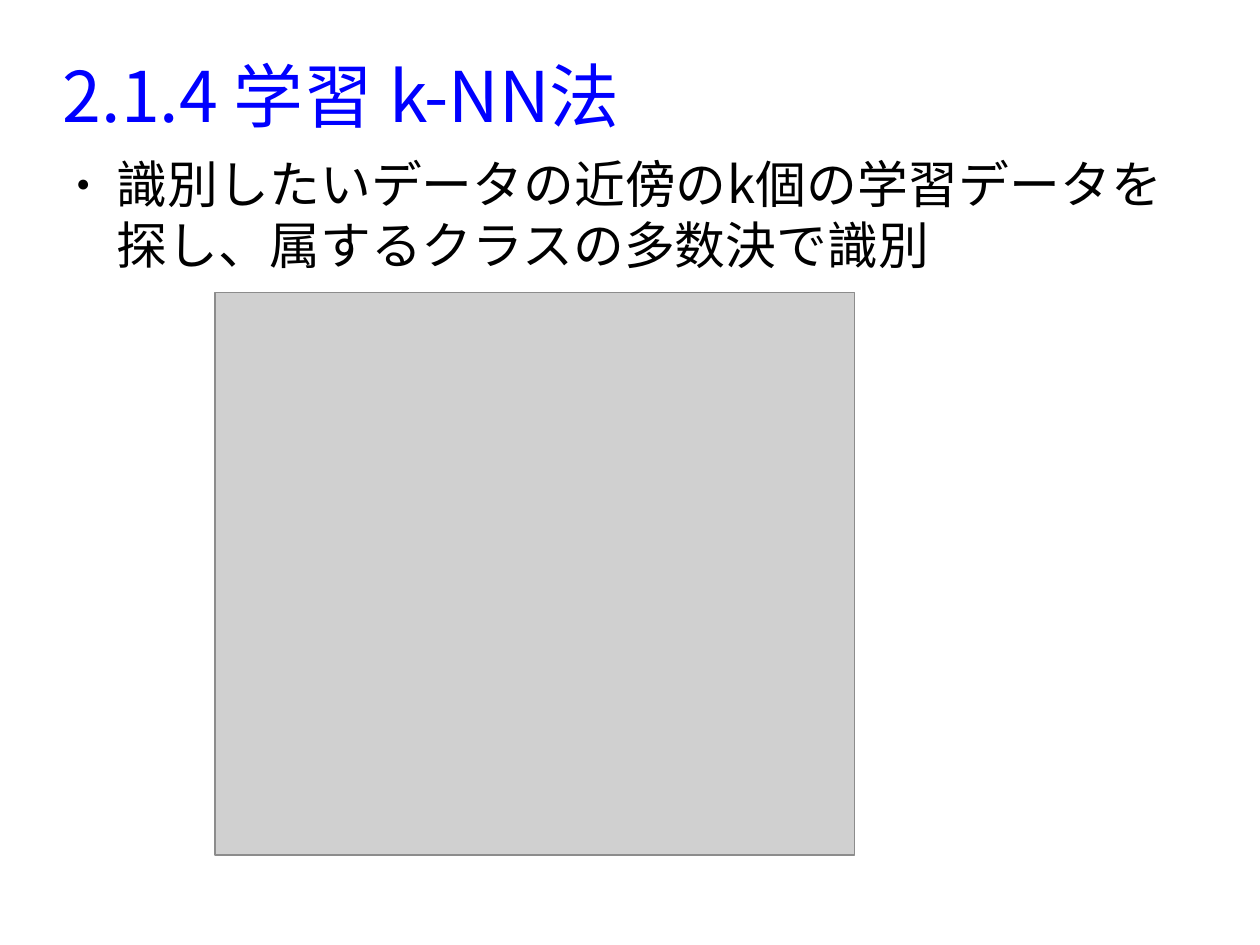
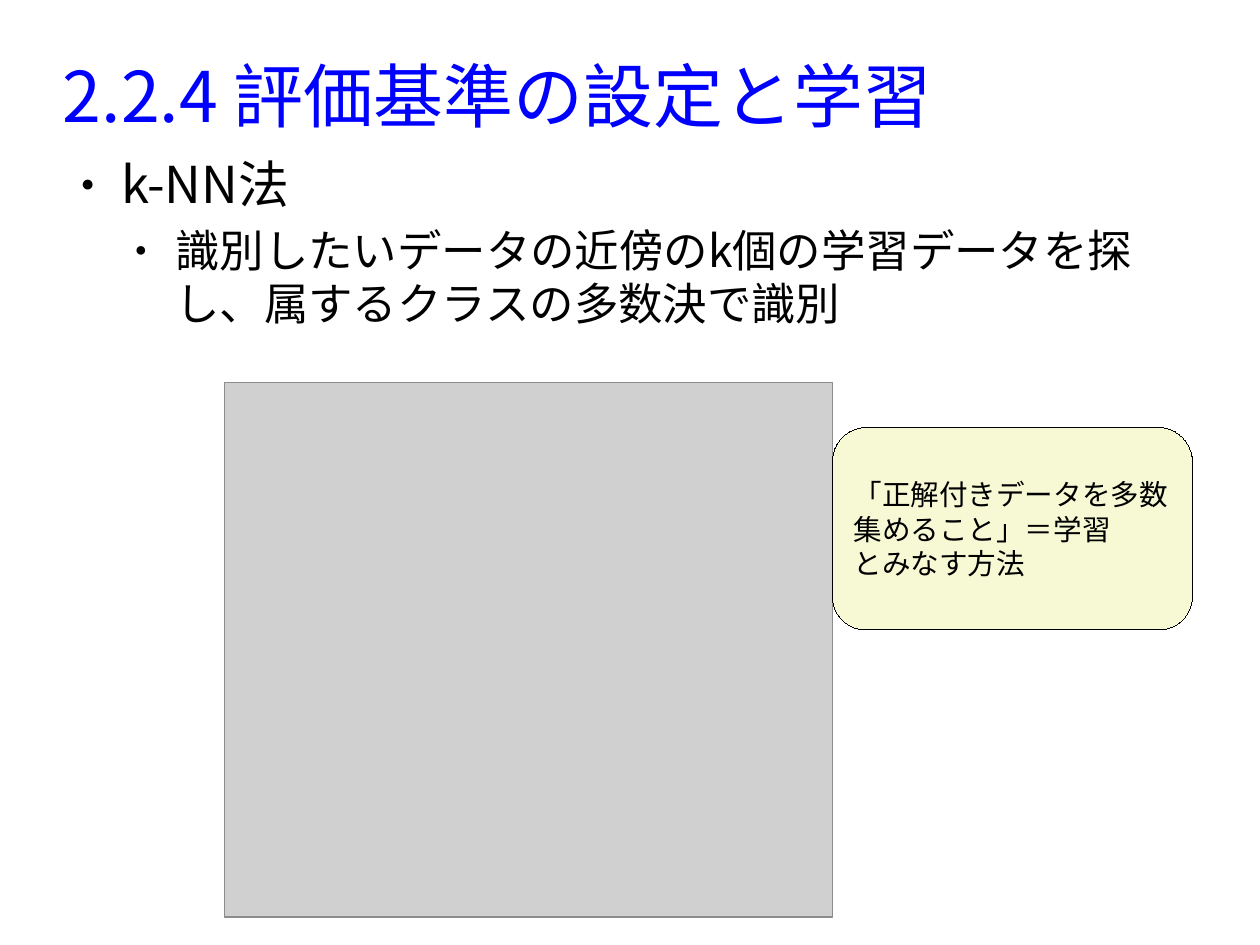
Before and after one commit to MasahiroAraki/MLCourse, a slide deck: slide 17 of slide/chap02-python.odp (slide 6 before the commit). Drawn at 1260x945 pixels with LibreOffice and Linux fonts; fonts in the diff are those of the drawing; grey boxes stand for pictures. Boxes give left, top, right and bottom in pixels: in the first picture for what was removed or moved away, otherwise in the second. Text is boxed around its words. In the diff, an @@ line names an element or a change of style, - is before the commit and + after.

```diff
--- a/slide/chap02-python.odp
+++ b/slide/chap02-python.odp
@@ title at (63, 63, 933, 128): text changed @@
-2.1.4 学習 k-NN法
+2.2.4 評価基準の設定と学習
@@ text at (121, 160, 289, 207): paragraph added @@
+● k-NN法
@@ text at (175, 229, 1132, 324): size 32 to 28 pt in "識別したいデータの近傍のk個の学習データを探し、属するクラスの多数決で識別"; list level 1 to 2 in "識別したいデータの近傍のk個の学習データを探し、属するクラスの多数決で識別" @@
@@ picture: place and size @@
-picture at (215, 293, 855, 855)
+picture at (224, 383, 832, 918)
@@ rounded rectangle added at (832, 428, 1193, 630), fill #F6F9D4, outline #000000 0 pt, 18 pt, text #000000 @@
+「正解付きデータを多数
+集めること」＝学習
+とみなす方法
```
Also in this commit, not shown: 8 other slides changed, 11 slides added, 1 other file.
